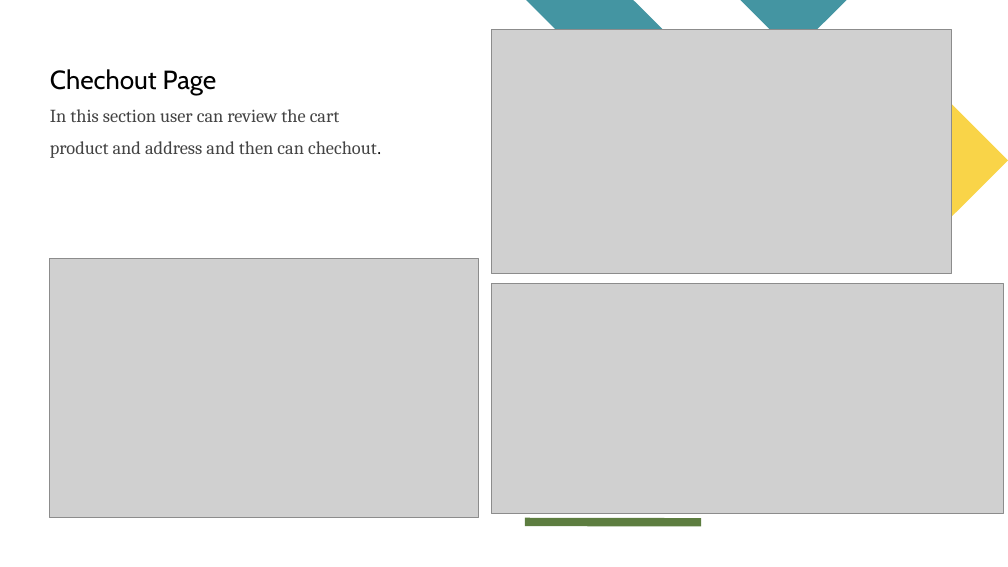
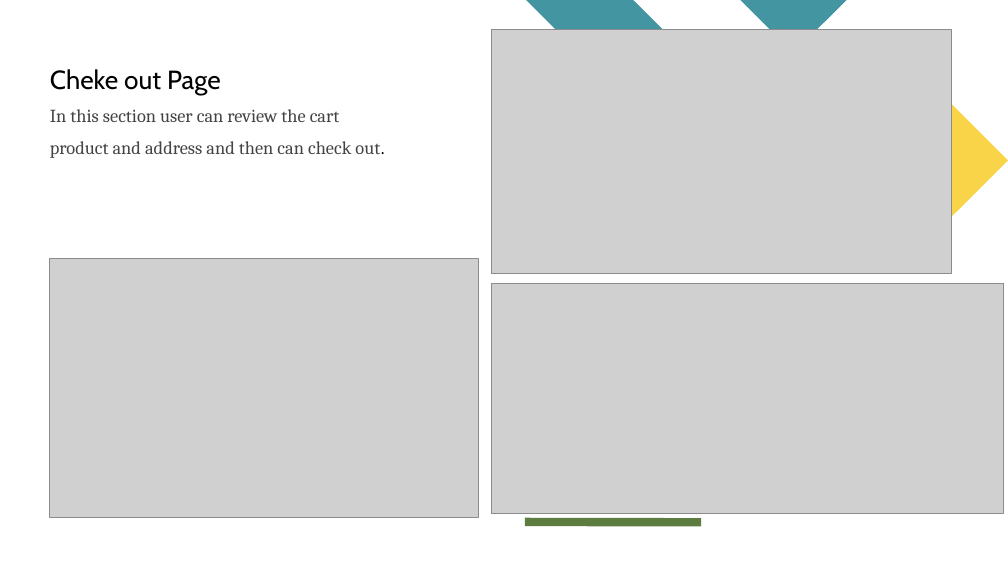
Before and after one commit to AYUSHIPATEL123/lotus, a slide deck: slide 11 of Wineterinternship.pptx. Drawn at 1008x567 pixels with LibreOffice and Linux fonts; fonts in the diff are those of the drawing; grey boxes stand for pictures. Boxes give left, top, right and bottom in pixels: in the first picture for what was removed or moved away, otherwise in the second. Text is boxed around its words. In the diff, an @@ line names an element or a change of style, - is before the commit and + after.

```diff
--- a/Wineterinternship.pptx
+++ b/Wineterinternship.pptx
@@ text at [50, 69, 221, 95]: text changed @@
-Chechout Page
+Cheke out Page
@@ text at [50, 141, 384, 158]: text changed @@
-product and address and then can chechout.
+product and address and then can check out.
```
Also in this commit, not shown: 2 other slides changed, 11 other files.
